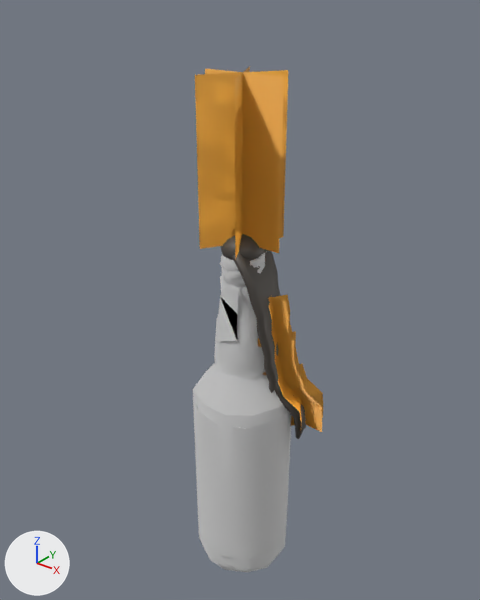
What one commit did to the FBX model asset-pipeline/out/SM_MolotovBottle.fbx.
Camera for both pictures: a camera (50 mm lens) standing at (0.251, -0.316, 0.286) and looking at (-0.007, 0.006, 0.086). The lights are fixed; the arrows at lower left show +X, +Y and +Z. The older version comes first. Where no turn or scale is listed for an object, it has been applied to the vertices. Vertices at exactly the same position are counted once.

In view in the first picture: 'SM_MolotovBottle'.
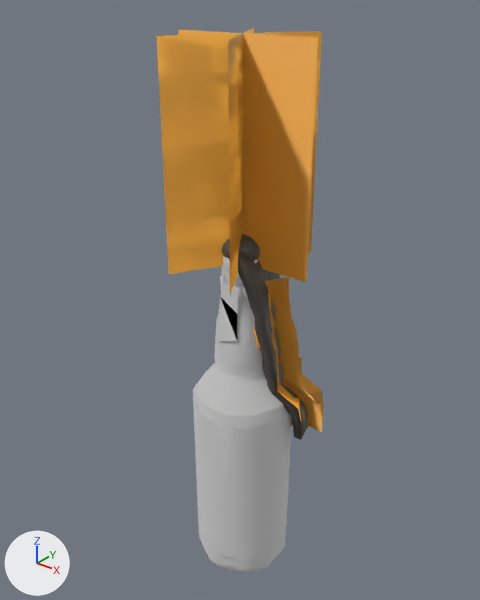
What differs and where, as boxes [x1, y1, x2, y2] in the pictures (480 x 600 px; the box of a moved part takes in the faces that stretch with it):
'SM_MolotovBottle', reshaped (27% wider, 8% taller): before [193, 67, 323, 572]; after [157, 28, 323, 572]
part 1 of me_sm_molotovbottle_001, added: after [268, 277, 274, 338]
part 2 of me_sm_molotovbottle_001, moved or reshaped: before [197, 67, 322, 439]; after [157, 28, 323, 440]

Patch to the scene script:
```diff
--- a/asset-pipeline/out/SM_MolotovBottle.fbx.py
+++ b/asset-pipeline/out/SM_MolotovBottle.fbx.py
@@ me_sm_molotovbottle_001 @@
 # used by ob_sm_molotovbottle; location = (0.0, 0.0, 0.0)
-me_sm_molotovbottle_001.from_pydata(...)  # 731 vertices, 1274 faces; spans x -0.035..0.054, y -0.035..0.04, z -0.129..0.236
+me_sm_molotovbottle_001.from_pydata(...)  # 737 vertices, 1280 faces; spans x -0.05..0.054, y -0.043..0.043, z -0.129..0.257
+# me_sm_molotovbottle_001 part 1: the loose piece of 8 vertices spanning x 0.017..0.035, y -0.005..0.026, z 0.029..0.069 is copied, and the copy is multiplied about its middle by the matrix ((0.933, 0.001, 0.042), (-0.003, 0.933, 0.04), (-0.042, -0.04, 0.932)), then moved by (-0.003, -0.006, 0.042); it spans x 0.015..0.03, y -0.009..0.017, z 0.072..0.11
+# me_sm_molotovbottle_001 part 2: 277 vertices moved from x -0.029..0.046, y -0.025..0.038, z -0.013..0.236 to x -0.05..0.054, y -0.043..0.043, z -0.013..0.237; 47 vertices removed from x -0.015..0.054, y -0.025..0.026, z 0.004..0.236; 45 vertices added at x -0.05..0.054, y -0.043..0.043, z 0.005..0.257
 me_sm_molotovbottle_001.materials.append(mat_mi_cns_cossacks_vodka_01_glass)
```
